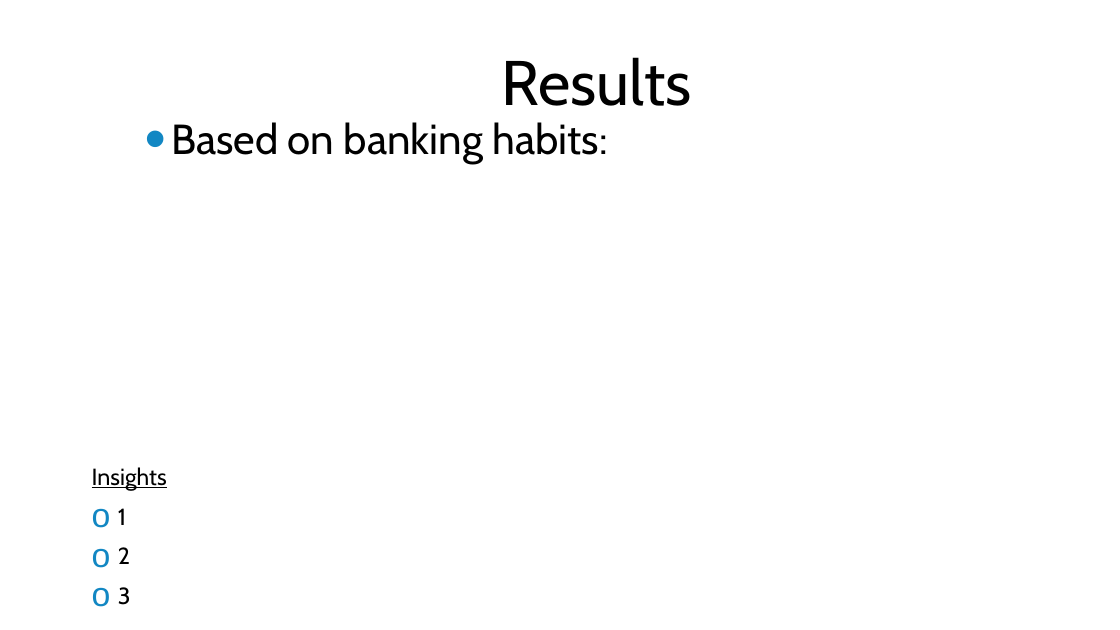
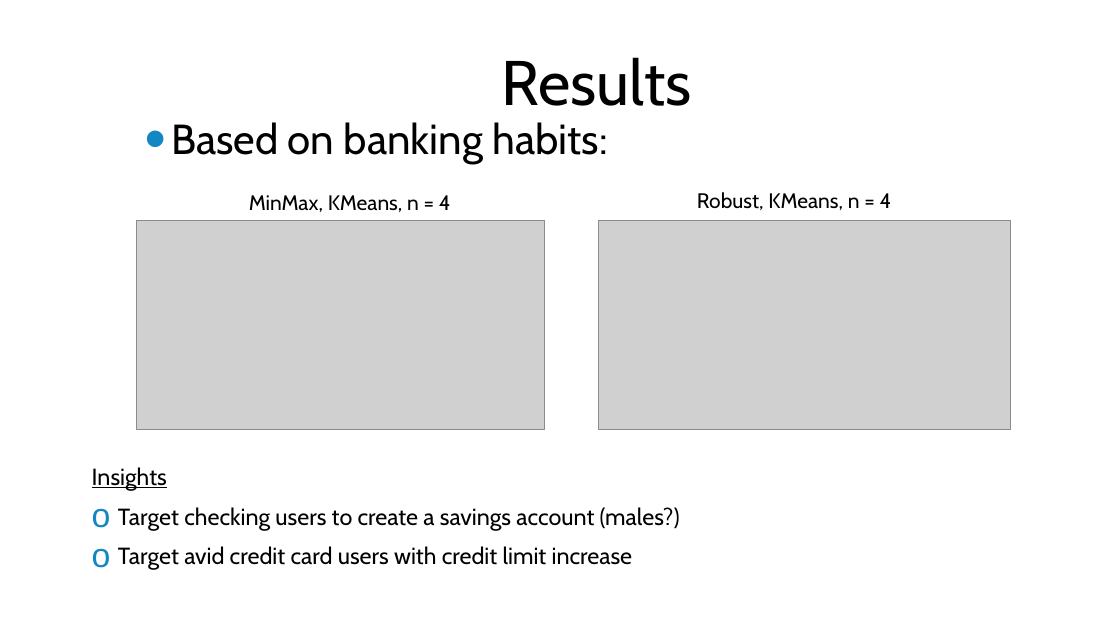
Before and after one commit to NB094/lighthouse-data-notes, a slide deck: slide 9 of Week_4/Day_3/Miniproject 3.pptx (slide 7 before the commit). Drawn at 1120x630 pixels with LibreOffice and Linux fonts; fonts in the diff are those of the drawing; grey boxes stand for pictures; background and template pictures are left out. Boxes give left, top, right and bottom in pixels: in the first picture for what was removed or moved away, otherwise in the second. Text is boxed around its words. In the diff, an @@ line names an element or a change of style, - is before the commit and + after.

```diff
--- a/Week_4/Day_3/Miniproject 3.pptx
+++ b/Week_4/Day_3/Miniproject 3.pptx
@@ text added at <box>249,195,451,212</box>, 18 pt, text #000000 @@
+MinMax, KMeans, n = 4
@@ text added at <box>697,192,892,210</box>, 18 pt, text #000000 @@
+Robust, KMeans, n = 4
@@ picture added at <box>136,220,544,430</box> @@
@@ picture added at <box>599,220,1011,430</box> @@
@@ text at <box>118,507,680,570</box>: text changed @@
-o 1
-o 2
-o 3
+o Target checking users to create a savings account (males?)
+o Target avid credit card users with credit limit increase
```
Also in this commit, not shown: 5 other slides changed, 2 slides added, 12 other files.
